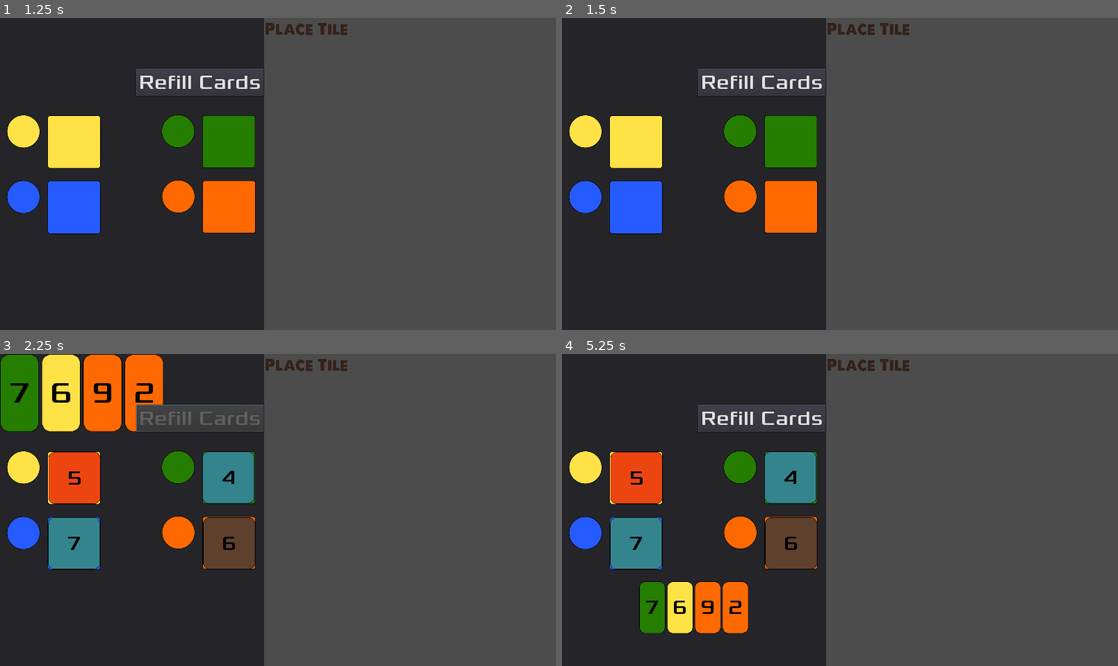
Above: before the commit, frames 1-4 (two rows, left to right).
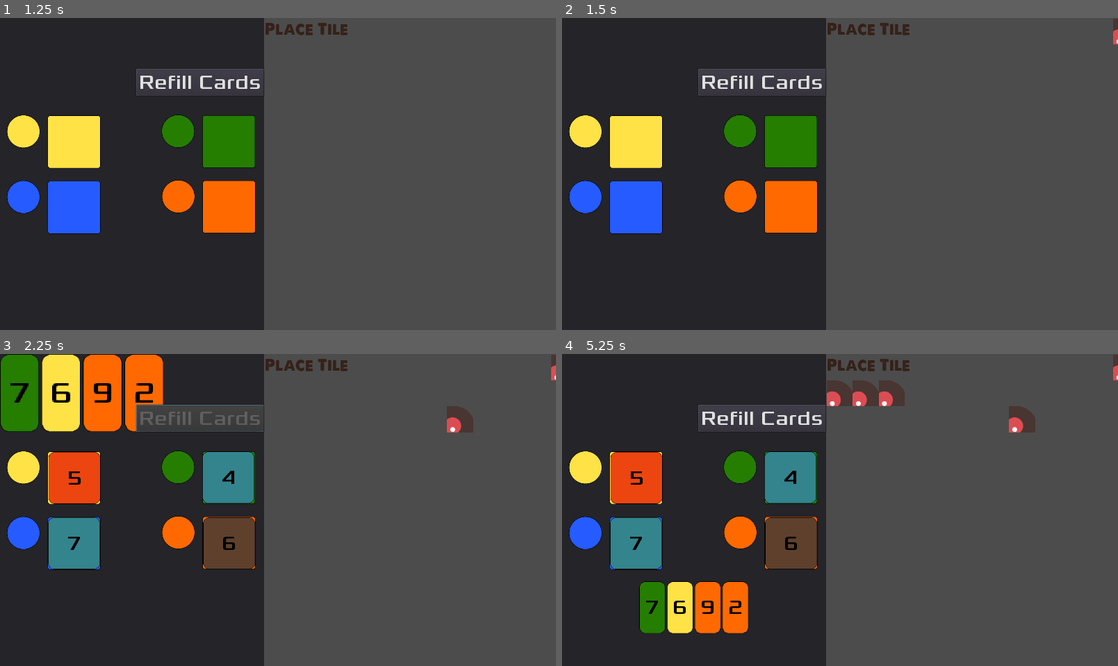
Above: after the commit, the same moments.

Repository: Structed/alcaramba
Game: Godot game, scene res://Drawable/MainMenu/MainMenu.tscn
Same seed, same stepped clock (60 frames per second), same inputs: the game is played once before the commit and once after it.
Inputs:
- Up to frame 1 (1.25 s): click "New Game" at 0.5 s
- Up to frame 2 (1.5 s): click "Place Tile" at 1.25 s
- Up to frame 3 (2.25 s): click "Refill Cards" at 2 s
- Up to frame 4 (5.25 s): click "7" at 2.75 s; click "6" at 3.5 s; click "9" at 4.25 s; click "2" at 5 s

Frame 1 is identical in both runs. In frame 2, less than 0.1% of the frame differs, in the area x 99-100%, y 0-9%; in frame 3, 0.4%; in frame 4, 1.5%, in the area x 47-100%, y 0-26%.
Error before the commit: Invalid call. Nonexistent function 'draw_card' in base 'Object (TileCardCollection.gd)'. (res://Drawable/Town/Town.gd:42)
Error after the commit: Invalid call. Nonexistent function 'draw_card' in base 'Object (TileCardCollection.gd)'. (res://Drawable/Town/Town.gd:44)

Commit message:
added starting tile to TileCard.gd

Diff:
--- a/src/alcaramba/Drawable/Town/Town.gd
+++ b/src/alcaramba/Drawable/Town/Town.gd
@@ -2,7 +2,7 @@
 
 var stack_tiles: TileCardCollection = TileCardCollection.new()
 var tile_card_scene = preload("res://Drawable/Card/TileCardDrawable.tscn")
-var current_tile: TileCard
+var current_tile: TileCard = TileCard.new(24, 0, TileCard.TileType.START, TileCard.WALL_SIDE_NONE)
 
 
 # Called when the node enters the scene tree for the first time.
@@ -17,12 +17,14 @@
 			var y = grid_position.y
 
 			if event.button_index==1:
+				#TODO check if tile is already on board
 				place_tile(x, y, current_tile)
 			if event.button_index==2 && get_cell(x, y) != -1: #right click and tile not empty
 				remove_tile(x,y)
 
 func place_tile(x: int, y: int, tile: TileCard):
 	set_cell(x, y, tile.get_id())
+	#TODO empty current_tile
 
 func remove_tile(x: int, y: int) -> int:
 	var tile_id = get_cell(x, y)
--- a/src/alcaramba/Drawable/Town/Town.tscn
+++ b/src/alcaramba/Drawable/Town/Town.tscn
@@ -1,11 +1,12 @@
-[gd_scene load_steps=9 format=2]
+[gd_scene load_steps=10 format=2]
 
 [ext_resource path="res://Drawable/Town/Town.gd" type="Script" id=1]
 [ext_resource path="res://assets/art/Tiles/tileBrown_02.png" type="Texture" id=2]
-[ext_resource path="res://assets/art/Tiles/tileBrown_01.png" type="Texture" id=3]
+[ext_resource path="res://assets/art/enemyFlyingAlt_1.png" type="Texture" id=3]
 [ext_resource path="res://assets/art/Tiles/tileBrown_03.png" type="Texture" id=4]
 [ext_resource path="res://assets/fonts/A Love of Thunder.ttf" type="DynamicFontData" id=5]
 [ext_resource path="res://assets/art/Tiles/tilesheet.png" type="Texture" id=6]
+[ext_resource path="res://assets/art/enemyWalking_1.png" type="Texture" id=7]
 
 [sub_resource type="TileSet" id=1]
 0/name = "tileBrown_03.png 0"
@@ -36,20 +37,6 @@
 1/shape_one_way_margin = 0.0
 1/shapes = [  ]
 1/z_index = 0
-2/name = "tileBrown_01.png 2"
-2/texture = ExtResource( 3 )
-2/tex_offset = Vector2( 0, 0 )
-2/modulate = Color( 1, 1, 1, 1 )
-2/region = Rect2( 0, 0, 64, 64 )
-2/tile_mode = 0
-2/occluder_offset = Vector2( 0, 0 )
-2/navigation_offset = Vector2( 0, 0 )
-2/shape_offset = Vector2( 0, 0 )
-2/shape_transform = Transform2D( 1, 0, 0, 1, 0, 0 )
-2/shape_one_way = false
-2/shape_one_way_margin = 0.0
-2/shapes = [  ]
-2/z_index = 0
 3/name = "tilesheet.png 3"
 3/texture = ExtResource( 6 )
 3/tex_offset = Vector2( 0, 0 )
@@ -297,6 +284,122 @@
 18/shape_one_way_margin = 0.0
 18/shapes = [  ]
 18/z_index = 0
+19/name = "enemyFlyingAlt_1.png 19"
+19/texture = ExtResource( 3 )
+19/tex_offset = Vector2( 0, 0 )
+19/modulate = Color( 1, 1, 1, 1 )
+19/region = Rect2( 64, 64, 64, 64 )
+19/tile_mode = 0
+19/occluder_offset = Vector2( 0, 0 )
+19/navigation_offset = Vector2( 0, 0 )
+19/shape_offset = Vector2( 0, 0 )
+19/shape_transform = Transform2D( 1, 0, 0, 1, 0, 0 )
+19/shape_one_way = false
+19/shape_one_way_margin = 0.0
+19/shapes = [  ]
+19/z_index = 0
+20/name = "enemyFlyingAlt_1.png 20"
+20/texture = ExtResource( 3 )
+20/tex_offset = Vector2( 0, 0 )
+20/modulate = Color( 1, 1, 1, 1 )
+20/region = Rect2( 0, 64, 128, 64 )
+20/tile_mode = 1
+20/autotile/bitmask_mode = 0
+20/autotile/bitmask_flags = [  ]
+20/autotile/icon_coordinate = Vector2( 0, 0 )
+20/autotile/tile_size = Vector2( 64, 64 )
+20/autotile/spacing = 0
+20/autotile/occluder_map = [  ]
+20/autotile/navpoly_map = [  ]
+20/autotile/priority_map = [  ]
+20/autotile/z_index_map = [  ]
+20/occluder_offset = Vector2( 0, 0 )
+20/navigation_offset = Vector2( 0, 0 )
+20/shape_offset = Vector2( 0, 0 )
+20/shape_transform = Transform2D( 1, 0, 0, 1, 0, 0 )
+20/shape_one_way = false
+20/shape_one_way_margin = 0.0
+20/shapes = [  ]
+20/z_index = 0
+21/name = "enemyFlyingAlt_1.png 21"
+21/texture = ExtResource( 3 )
+21/tex_offset = Vector2( 0, 0 )
+21/modulate = Color( 1, 1, 1, 1 )
+21/region = Rect2( 0, 0, 192, 64 )
+21/tile_mode = 1
+21/autotile/bitmask_mode = 0
+21/autotile/bitmask_flags = [  ]
+21/autotile/icon_coordinate = Vector2( 0, 0 )
+21/autotile/tile_size = Vector2( 64, 64 )
+21/autotile/spacing = 0
+21/autotile/occluder_map = [  ]
+21/autotile/navpoly_map = [  ]
+21/autotile/priority_map = [  ]
+21/autotile/z_index_map = [  ]
+21/occluder_offset = Vector2( 0, 0 )
+21/navigation_offset = Vector2( 0, 0 )
+21/shape_offset = Vector2( 0, 0 )
+21/shape_transform = Transform2D( 1, 0, 0, 1, 0, 0 )
+21/shape_one_way = false
+21/shape_one_way_margin = 0.0
+21/shapes = [  ]
+21/z_index = 0
+22/name = "enemyFlyingAlt_1.png 22"
+22/texture = ExtResource( 3 )
+22/tex_offset = Vector2( 0, 0 )
+22/modulate = Color( 1, 1, 1, 1 )
+22/region = Rect2( 0, 0, 128, 64 )
+22/tile_mode = 2
+22/autotile/icon_coordinate = Vector2( 0, 0 )
+22/autotile/tile_size = Vector2( 64, 64 )
+22/autotile/spacing = 0
+22/autotile/occluder_map = [  ]
+22/autotile/navpoly_map = [  ]
+22/autotile/priority_map = [  ]
+22/autotile/z_index_map = [  ]
+22/occluder_offset = Vector2( 0, 0 )
+22/navigation_offset = Vector2( 0, 0 )
+22/shape_offset = Vector2( 0, 0 )
+22/shape_transform = Transform2D( 1, 0, 0, 1, 0, 0 )
+22/shape_one_way = false
+22/shape_one_way_margin = 0.0
+22/shapes = [  ]
+22/z_index = 0
+23/name = "enemyFlyingAlt_1.png 23"
+23/texture = ExtResource( 3 )
+23/tex_offset = Vector2( 0, 0 )
+23/modulate = Color( 1, 1, 1, 1 )
+23/region = Rect2( 0, 64, 64, 128 )
+23/tile_mode = 2
+23/autotile/icon_coordinate = Vector2( 0, 0 )
+23/autotile/tile_size = Vector2( 64, 64 )
+23/autotile/spacing = 0
+23/autotile/occluder_map = [  ]
+23/autotile/navpoly_map = [  ]
+23/autotile/priority_map = [  ]
+23/autotile/z_index_map = [  ]
+23/occluder_offset = Vector2( 0, 0 )
+23/navigation_offset = Vector2( 0, 0 )
+23/shape_offset = Vector2( 0, 0 )
+23/shape_transform = Transform2D( 1, 0, 0, 1, 0, 0 )
+23/shape_one_way = false
+23/shape_one_way_margin = 0.0
+23/shapes = [  ]
+23/z_index = 0
+24/name = "enemyWalking_1.png 24"
+24/texture = ExtResource( 7 )
+24/tex_offset = Vector2( 0, 0 )
+24/modulate = Color( 1, 1, 1, 1 )
+24/region = Rect2( 64, 0, 64, 64 )
+24/tile_mode = 0
+24/occluder_offset = Vector2( 0, 0 )
+24/navigation_offset = Vector2( 0, 0 )
+24/shape_offset = Vector2( 0, 0 )
+24/shape_transform = Transform2D( 1, 0, 0, 1, 0, 0 )
+24/shape_one_way = false
+24/shape_one_way_margin = 0.0
+24/shapes = [  ]
+24/z_index = 0
 
 [sub_resource type="DynamicFont" id=2]
 size = 40
--- a/src/alcaramba/Scripts/TileCard.gd
+++ b/src/alcaramba/Scripts/TileCard.gd
@@ -1,7 +1,7 @@
 extends AbstractCard
 class_name TileCard
 
-enum TileType {BLUE,RED,BROWN,WHITE,GREEN,VIOLET}
+enum TileType {BLUE,RED,BROWN,WHITE,GREEN,VIOLET,START}
 
 const WALL_SIDE_NONE = 0
 const WALL_SIDE_TOP = 1
@@ -24,7 +24,8 @@
 	TileType.BROWN: 9,
 	TileType.WHITE: 9,
 	TileType.GREEN: 11,
-	TileType.VIOLET: 11
+	TileType.VIOLET: 11,
+	TileType.START: 0
 }
 
 # One of TileType enum
